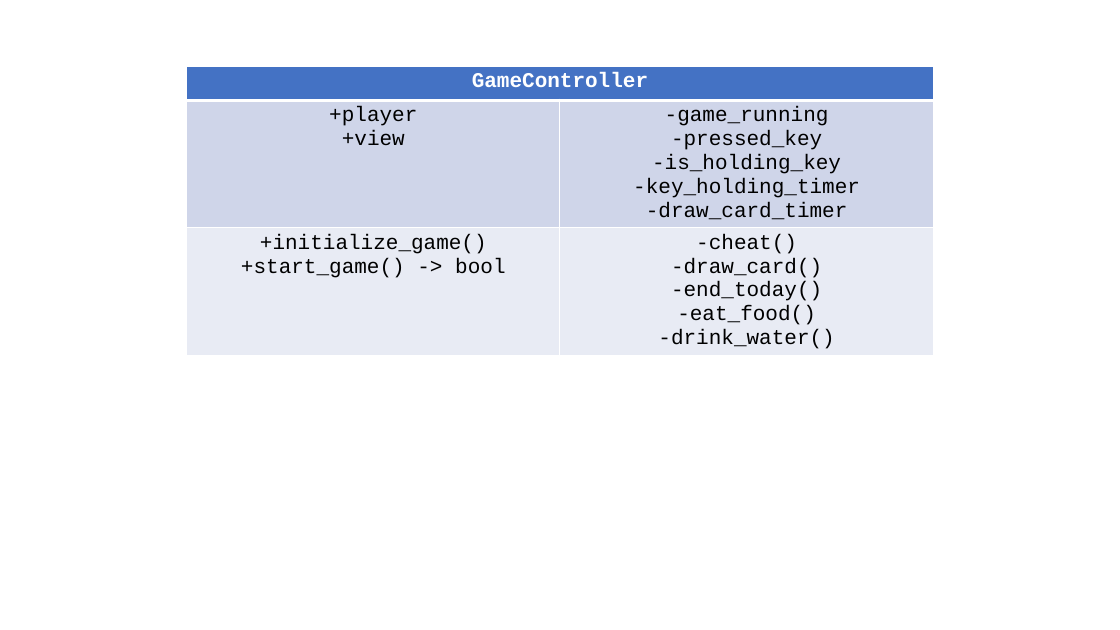
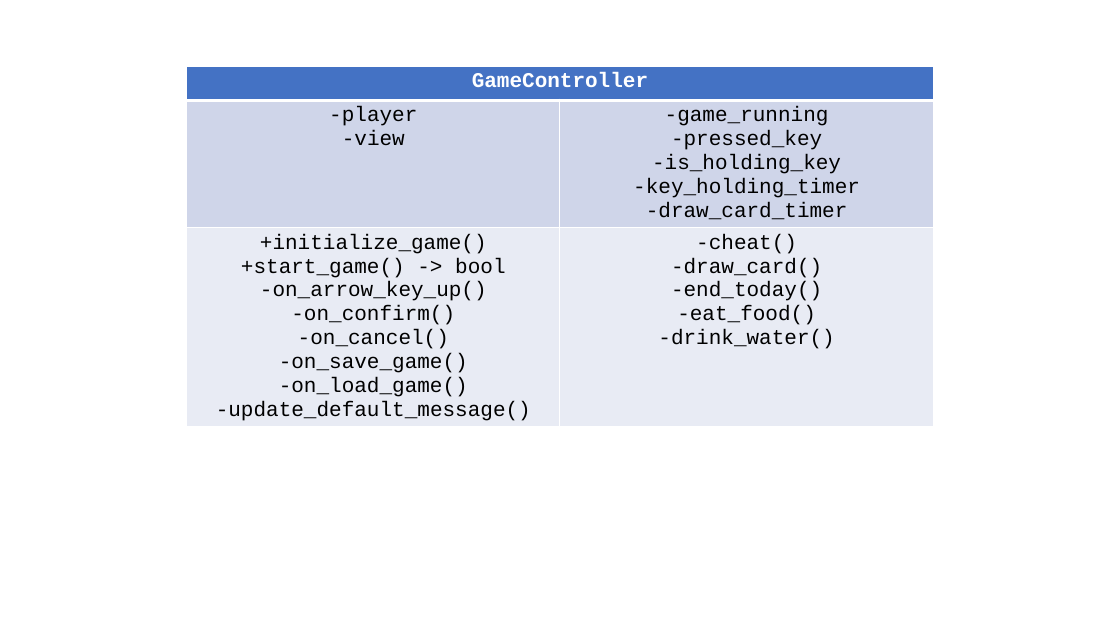
Before and after one commit to wertolf/pygame-boy-advance, a slide deck: slide 6 of docs/UML.pptx. Drawn at 1120x630 pixels with LibreOffice and Linux fonts; fonts in the diff are those of the drawing. Boxes give left, top, right and bottom in pixels: in the first picture for what was removed or moved away, otherwise in the second. Text is boxed around its words. In the diff, an @@ line names an element or a change of style, - is before the commit and + after.

```diff
--- a/docs/UML.pptx
+++ b/docs/UML.pptx
@@ table at [187,66,933,445] @@
-row 2, column 1: +player / +view
+row 2, column 1: -player / -view
-row 3, column 1: +initialize_game() / +start_game() -> bool
+row 3, column 1: +initialize_game() / +start_game() -> bool / -on_arrow_key_up() / -on_confirm() / -on_cancel() / -on_save_game() / -on_load_game() / -update_default_message()
```
Also in this commit, not shown: 1 other slide changed, 12 other files.
